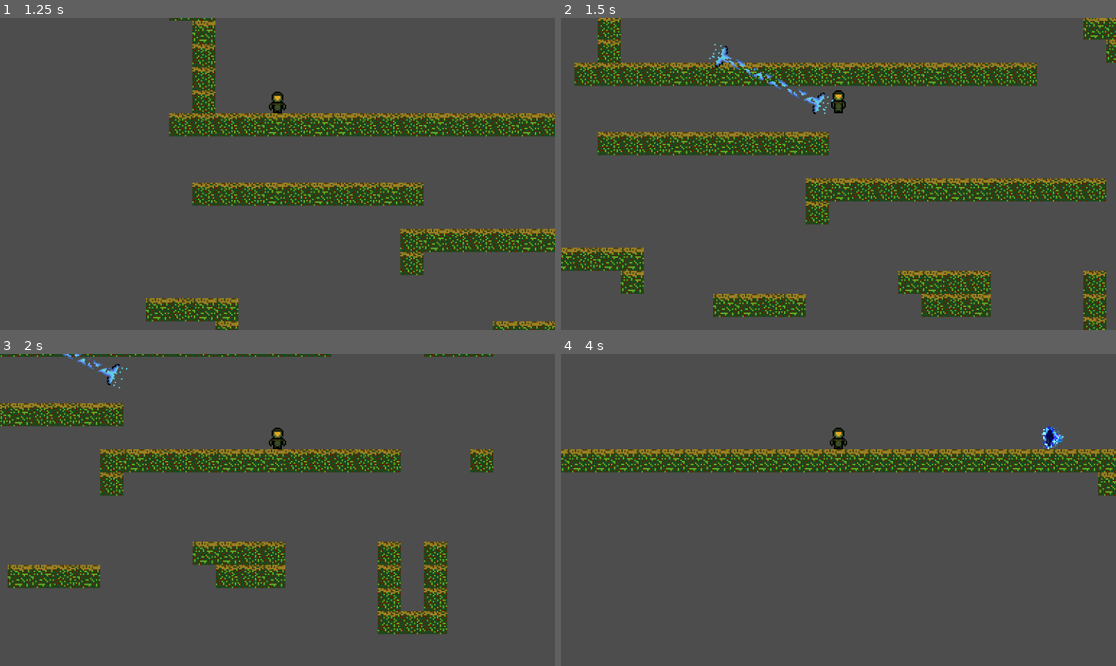
Above: before the commit, frames 1-4 (two rows, left to right).
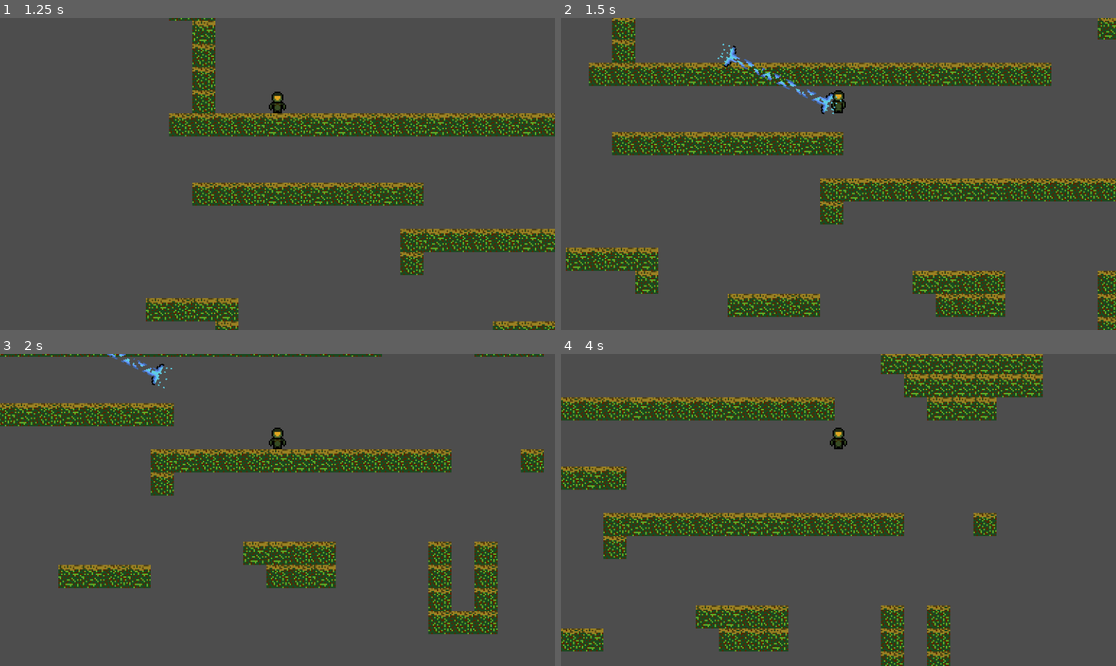
Above: after the commit, the same moments.

Repository: Guillaume-prog/speed-jam-8
Game: Godot game, scene res://menus/scenes/splash-menu.tscn
Same seed, same stepped clock (60 frames per second), same inputs: the game is played once before the commit and once after it.
Inputs (mouse positions are in pixels of both pictures, inside the frame that each line leads up to):
- Up to frame 1 (1.25 s): click "PLAY" at 0.5 s
- Up to frame 2 (1.5 s): move the mouse to (960, 158) at 1.27 s; hold D (move_right) from 1.28 s (still down); click (960, 158) at 1.35 s
- Up to frame 3 (2 s): keep holding D (move_right); tap Space (jump) at 1.52 s
- Up to frame 4 (4 s): move the mouse to (727, 525) at 2.02 s; right-click (727, 525) at 2.1 s; tap Space (jump) at 2.27, 3.77 s; move the mouse to (894, 441) at 2.77 s; release D (move_right) at 2.78 s; hold A (move_left) 2.78-3.53 s; click (894, 441) at 2.85 s; move the mouse to (810, 572) at 3.52 s; hold D (move_right) from 3.53 s (still down); right-click (810, 572) at 3.6 s

Frame 1 is identical in both runs. In frame 2, 16% of the frame differs, in the area x 0-100%, y 0-100%; in frame 3, 16%; in frame 4, 26%.

Commit message:
add sounds effects and warpflow shards

Diff:
--- a/default_bus_layout.tres
+++ /dev/null
@@ -1,9 +0,0 @@
-[gd_resource type="AudioBusLayout" format=3 uid="uid://b1s012uw2o13u"]
-
-[resource]
-bus/1/name = &"Music"
-bus/1/solo = false
-bus/1/mute = false
-bus/1/bypass_fx = false
-bus/1/volume_db = 0.0
-bus/1/send = &"Master"
--- /dev/null
+++ b/game/autoloaded_objects/score_manager.tscn
@@ -0,0 +1,6 @@
+[gd_scene load_steps=2 format=3 uid="uid://bpi8clo345ub5"]
+
+[ext_resource type="Script" path="res://game/scripts/ScoreManager.gd" id="1_frbef"]
+
+[node name="ScoreManager" type="Node2D"]
+script = ExtResource("1_frbef")
--- a/game/game_objects/checkpoint.tscn
+++ b/game/game_objects/checkpoint.tscn
@@ -57,7 +57,8 @@
 radius = 2.0
 height = 12.0
 
-[node name="checkpoint" type="StaticBody2D"]
+[node name="Checkpoint" type="Area2D" groups=["portal"]]
+collision_layer = 9
 script = ExtResource("1_l01hr")
 
 [node name="AnimatedSprite2D" type="AnimatedSprite2D" parent="."]
@@ -69,3 +70,5 @@
 visible = false
 position = Vector2(-2, 0)
 shape = SubResource("CapsuleShape2D_wtv81")
+
+[connection signal="body_entered" from="." to="." method="_on_body_entered"]
--- /dev/null
+++ b/game/game_objects/default_bus_layout.tres
@@ -0,0 +1,15 @@
+[gd_resource type="AudioBusLayout" format=3 uid="uid://b1s012uw2o13u"]
+
+[resource]
+bus/1/name = &"Music"
+bus/1/solo = false
+bus/1/mute = false
+bus/1/bypass_fx = false
+bus/1/volume_db = 0.0
+bus/1/send = &"Master"
+bus/2/name = &"Effects"
+bus/2/solo = false
+bus/2/mute = false
+bus/2/bypass_fx = false
+bus/2/volume_db = 0.0
+bus/2/send = &"Master"
--- a/game/game_objects/lil_boy.tscn
+++ b/game/game_objects/lil_boy.tscn
@@ -1,7 +1,8 @@
-[gd_scene load_steps=8 format=3 uid="uid://c32ximhtl07tv"]
+[gd_scene load_steps=9 format=3 uid="uid://c32ximhtl07tv"]
 
 [ext_resource type="Script" path="res://game/scripts/lilBoy.gd" id="1_maqm0"]
 [ext_resource type="Texture2D" uid="uid://setvj767ovxe" path="res://assets/images/Player.png" id="2_1ki4u"]
+[ext_resource type="AudioStream" uid="uid://0xud3f00rtav" path="res://assets/sounds/hurt_sound.wav" id="3_05f7g"]
 
 [sub_resource type="RectangleShape2D" id="RectangleShape2D_rpsjj"]
 size = Vector2(10, 15)
@@ -58,4 +59,12 @@
 position = Vector2(0, 1)
 shape = SubResource("RectangleShape2D_sjxfj")
 
+[node name="AudioListener2D" type="AudioListener2D" parent="."]
+current = true
+
+[node name="AudioStreamPlayer2D" type="AudioStreamPlayer2D" parent="."]
+stream = ExtResource("3_05f7g")
+volume_db = 3.0
+bus = &"Effects"
+
 [connection signal="body_entered" from="Area2D" to="." method="_on_collide_in_wall"]
--- a/game/game_objects/portal.tscn
+++ b/game/game_objects/portal.tscn
@@ -1,8 +1,9 @@
-[gd_scene load_steps=15 format=3 uid="uid://cfihiikebo74m"]
+[gd_scene load_steps=16 format=3 uid="uid://cfihiikebo74m"]
 
 [ext_resource type="Script" path="res://game/scripts/Portal.gd" id="1_e2g0q"]
 [ext_resource type="Texture2D" uid="uid://ngnv668cs60v" path="res://assets/images/Portal.png" id="2_xb2oe"]
 [ext_resource type="Texture2D" uid="uid://d3twujqw8kpue" path="res://assets/images/Portal-trail.png" id="3_av0ad"]
+[ext_resource type="AudioStream" uid="uid://bxegpykw7uaek" path="res://assets/sounds/Portal_sound.wav" id="4_2un8p"]
 
 [sub_resource type="RectangleShape2D" id="RectangleShape2D_iedex"]
 size = Vector2(3, 16)
@@ -79,7 +80,7 @@
 "speed": 10.0
 }]
 
-[node name="Portal" type="Node2D"]
+[node name="Portal" type="Node2D" groups=["portal"]]
 script = ExtResource("1_e2g0q")
 
 [node name="entry" type="Area2D" parent="."]
@@ -139,5 +140,9 @@
 frame = 3
 frame_progress = 0.618479
 
+[node name="AudioStreamPlayer2D" type="AudioStreamPlayer2D" parent="."]
+stream = ExtResource("4_2un8p")
+bus = &"Effects"
+
 [connection signal="body_entered" from="entry" to="." method="_on_body_entered_portal"]
 [connection signal="body_entered" from="exit" to="." method="_on_body_entered_portal"]
--- /dev/null
+++ b/game/game_objects/wap_flow_shard.tscn
@@ -0,0 +1,134 @@
+[gd_scene load_steps=20 format=3 uid="uid://rjqsap37v2v7"]
+
+[ext_resource type="Texture2D" uid="uid://cc4t1f6146g4n" path="res://assets/images/warp_flow.png" id="1_3oi74"]
+[ext_resource type="Script" path="res://game/scripts/wap_flow_shard.gd" id="1_mr0v6"]
+[ext_resource type="AudioStream" uid="uid://lyw8def4g808" path="res://assets/sounds/warpflow_shard.wav" id="3_kdqcg"]
+
+[sub_resource type="AtlasTexture" id="AtlasTexture_to8xi"]
+atlas = ExtResource("1_3oi74")
+region = Rect2(0, 0, 16, 16)
+
+[sub_resource type="AtlasTexture" id="AtlasTexture_icu1j"]
+atlas = ExtResource("1_3oi74")
+region = Rect2(16, 0, 16, 16)
+
+[sub_resource type="AtlasTexture" id="AtlasTexture_2bll8"]
+atlas = ExtResource("1_3oi74")
+region = Rect2(32, 0, 16, 16)
+
+[sub_resource type="AtlasTexture" id="AtlasTexture_nsby8"]
+atlas = ExtResource("1_3oi74")
+region = Rect2(48, 0, 16, 16)
+
+[sub_resource type="AtlasTexture" id="AtlasTexture_qth5f"]
+atlas = ExtResource("1_3oi74")
+region = Rect2(64, 0, 16, 16)
+
+[sub_resource type="AtlasTexture" id="AtlasTexture_hvn05"]
+atlas = ExtResource("1_3oi74")
+region = Rect2(80, 0, 16, 16)
+
+[sub_resource type="AtlasTexture" id="AtlasTexture_n0eb4"]
+atlas = ExtResource("1_3oi74")
+region = Rect2(0, 0, 16, 16)
+
+[sub_resource type="AtlasTexture" id="AtlasTexture_u0d8t"]
+atlas = ExtResource("1_3oi74")
+region = Rect2(16, 0, 16, 16)
+
+[sub_resource type="AtlasTexture" id="AtlasTexture_igeqa"]
+atlas = ExtResource("1_3oi74")
+region = Rect2(32, 0, 16, 16)
+
+[sub_resource type="AtlasTexture" id="AtlasTexture_b3wf6"]
+atlas = ExtResource("1_3oi74")
+region = Rect2(48, 0, 16, 16)
+
+[sub_resource type="AtlasTexture" id="AtlasTexture_hwmj6"]
+atlas = ExtResource("1_3oi74")
+region = Rect2(64, 0, 16, 16)
+
+[sub_resource type="AtlasTexture" id="AtlasTexture_p0ga5"]
+atlas = ExtResource("1_3oi74")
+region = Rect2(80, 0, 16, 16)
+
+[sub_resource type="AtlasTexture" id="AtlasTexture_367d0"]
+atlas = ExtResource("1_3oi74")
+region = Rect2(96, 0, 16, 16)
+
+[sub_resource type="AtlasTexture" id="AtlasTexture_g3nj7"]
+atlas = ExtResource("1_3oi74")
+region = Rect2(112, 0, 16, 16)
+
+[sub_resource type="SpriteFrames" id="SpriteFrames_ifixd"]
+animations = [{
+"frames": [{
+"duration": 1.0,
+"texture": SubResource("AtlasTexture_to8xi")
+}, {
+"duration": 1.0,
+"texture": SubResource("AtlasTexture_icu1j")
+}, {
+"duration": 1.0,
+"texture": SubResource("AtlasTexture_2bll8")
+}, {
+"duration": 1.0,
+"texture": SubResource("AtlasTexture_nsby8")
+}, {
+"duration": 1.0,
+"texture": SubResource("AtlasTexture_qth5f")
+}, {
+"duration": 1.0,
+"texture": SubResource("AtlasTexture_hvn05")
+}, {
+"duration": 1.0,
+"texture": SubResource("AtlasTexture_n0eb4")
+}, {
+"duration": 1.0,
+"texture": SubResource("AtlasTexture_u0d8t")
+}, {
+"duration": 1.0,
+"texture": SubResource("AtlasTexture_igeqa")
+}, {
+"duration": 1.0,
+"texture": SubResource("AtlasTexture_b3wf6")
+}, {
+"duration": 1.0,
+"texture": SubResource("AtlasTexture_hwmj6")
+}, {
+"duration": 1.0,
+"texture": SubResource("AtlasTexture_p0ga5")
+}, {
+"duration": 1.0,
+"texture": SubResource("AtlasTexture_367d0")
+}, {
+"duration": 1.0,
+"texture": SubResource("AtlasTexture_g3nj7")
+}],
+"loop": true,
+"name": &"flow",
+"speed": 5.0
+}]
+
+[sub_resource type="CircleShape2D" id="CircleShape2D_6u222"]
+radius = 8.0
+
+[node name="wapFlowShard" type="Node2D"]
+script = ExtResource("1_mr0v6")
+
+[node name="AnimatedSprite2D" type="AnimatedSprite2D" parent="."]
+sprite_frames = SubResource("SpriteFrames_ifixd")
+animation = &"flow"
+
+[node name="Area2D" type="Area2D" parent="."]
+
+[node name="CollisionShape2D" type="CollisionShape2D" parent="Area2D"]
+visible = false
+shape = SubResource("CircleShape2D_6u222")
+
+[node name="AudioStreamPlayer2D" type="AudioStreamPlayer2D" parent="."]
+stream = ExtResource("3_kdqcg")
+volume_db = -3.0
+bus = &"Effects"
+
+[connection signal="body_entered" from="Area2D" to="." method="_on_area_2d_body_entered"]
--- a/game/scripts/Portal.gd
+++ b/game/scripts/Portal.gd
@@ -58,6 +58,8 @@
 		if body.get_groups().has("player") :
 			#prevent auto infinite teleportation by cooldown
 			teleported.emit()
+			$AudioStreamPlayer2D.play()
+			ScoreManager.add_portal_warpflow()
 			is_portal_active=false
 			get_tree().create_timer(portal_cooldown).timeout.connect(func(): is_portal_active = true)
 			# teleport
--- /dev/null
+++ b/game/scripts/ScoreManager.gd
@@ -0,0 +1,34 @@
+extends Node2D
+
+const WARPFLOW_MULTIPLIER = 0.0001
+var time_score:float = 20.0
+var warpflow_score:float = 0.0
+var total_score = 0.0
+
+# TIME SCORE
+func start_timer():
+	pass
+
+func get_time_score() -> float:
+	return time_score
+
+
+
+# FLOW SCORE
+func add_warpflow(flow:float):
+	warpflow_score+=flow*WARPFLOW_MULTIPLIER
+
+func add_portal_warpflow():
+	warpflow_score+=20
+
+func add_warpflow_shard():
+	warpflow_score+=100
+
+func reset_warpflow():
+	warpflow_score = 0
+
+func get_warpflow_score()-> float :
+	return warpflow_score
+
+func get_total_score()->float :
+	return warpflow_score/time_score
--- a/game/scripts/checkpoint.gd
+++ b/game/scripts/checkpoint.gd
@@ -1,11 +1,12 @@
-extends StaticBody2D
-
-
-# Called when the node enters the scene tree for the first time.
-func _ready():
-	pass
-
+extends Area2D
 
 # Called every frame. 'delta' is the elapsed time since the previous frame.
 func _process(_delta):
 	$AnimatedSprite2D.play("portal-ing")
+
+
+func _on_body_entered(body):
+	if body.is_in_group("player"):
+		print("Score : " + str(ScoreManager.get_time_score()))
+		print("Warp Flow : " + str(ScoreManager.get_warpflow_score()))
+		print("TOTAL SCORE : "+ str(ScoreManager.get_total_score()))
--- a/game/scripts/lilBoy.gd
+++ b/game/scripts/lilBoy.gd
@@ -1,11 +1,11 @@
 extends CharacterBody2D
 
 
-const SPEED:float = 200.0
+const SPEED:float = 150.0
 const JUMP_VELOCITY:float = -300.0
 const OUT_WALL_SPEED:float = 10.0
 const MAX_LIFE_POINT:int = 100
-const FALL_DAMAGE_SPEED_THRESHOLD:float = 350.0
+const FALL_DAMAGE_SPEED_THRESHOLD:float = 375.0
 const FALL_DAMAGE_MULTIPLIER:float = 0.1
 
 # Get the gravity from the project settings to be synced with RigidBody nodes.
@@ -63,6 +63,8 @@
 		if portal != null:
 			portal.queue_free()
 
+	ScoreManager.add_warpflow(get_velocity().length_squared()*_delta)
+
 
 
 func _on_collide_in_wall(body):
@@ -83,12 +85,13 @@
 func lose_life(hurt_point:int):
 	if hurt_point > 0:
 		life_point-=hurt_point
+		$AudioStreamPlayer2D.play()
 		print("HURT !! life "+str(life_point))
 
 
 func get_fall_damages():
 	var damages = 0
-	if get_slide_collision_count() >> 0:
+	if get_slide_collision_count() >> 0 and is_on_floor():
 		var exec_speed = get_real_velocity().length()-FALL_DAMAGE_SPEED_THRESHOLD
 		damages = exec_speed*FALL_DAMAGE_MULTIPLIER
 	if damages > 0 :
--- /dev/null
+++ b/game/scripts/wap_flow_shard.gd
@@ -0,0 +1,14 @@
+extends Node2D
+
+
+# Called every frame. 'delta' is the elapsed time since the previous frame.
+func _process(delta):
+	$AnimatedSprite2D.play("flow")
+
+
+func _on_area_2d_body_entered(body):
+	if body.is_in_group("player") :
+		$AudioStreamPlayer2D.play()
+		ScoreManager.add_warpflow_shard()
+		$AnimatedSprite2D.visible=false
+		get_tree().create_timer(0.5).timeout.connect(func(): queue_free())
--- a/project.godot
+++ b/project.godot
@@ -14,6 +14,14 @@
 run/main_scene="res://menus/scenes/splash-menu.tscn"
 config/features=PackedStringArray("4.2", "Forward Plus")
 config/icon="res://icon.svg"
+
+[audio]
+
+buses/default_bus_layout="res://game/game_objects/default_bus_layout.tres"
+
+[autoload]
+
+ScoreManager="*res://game/autoloaded_objects/score_manager.tscn"
 
 [input]
 
Binary file added: assets/images/warp_flow.png
Not shown, added: assets/images/warp_flow.png.import
Not shown, added: assets/sounds/Portal_sound.wav.import
Not shown, added: assets/sounds/hurt_sound.wav.import
Not shown, added: assets/sounds/warpflow_shard.wav.import
Not shown, added: assets/sounds/Portal_sound.wav
Not shown, added: assets/sounds/hurt_sound.wav
Not shown, added: assets/sounds/warpflow_shard.wav
